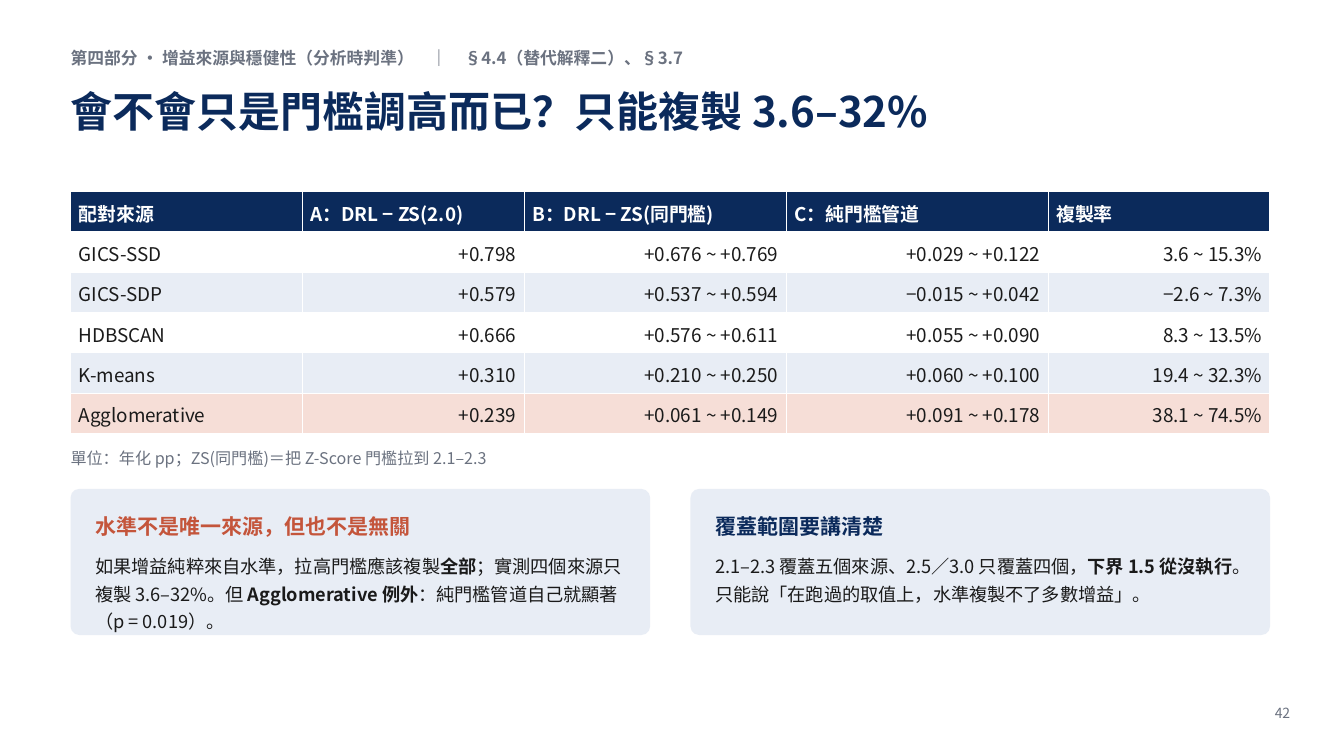
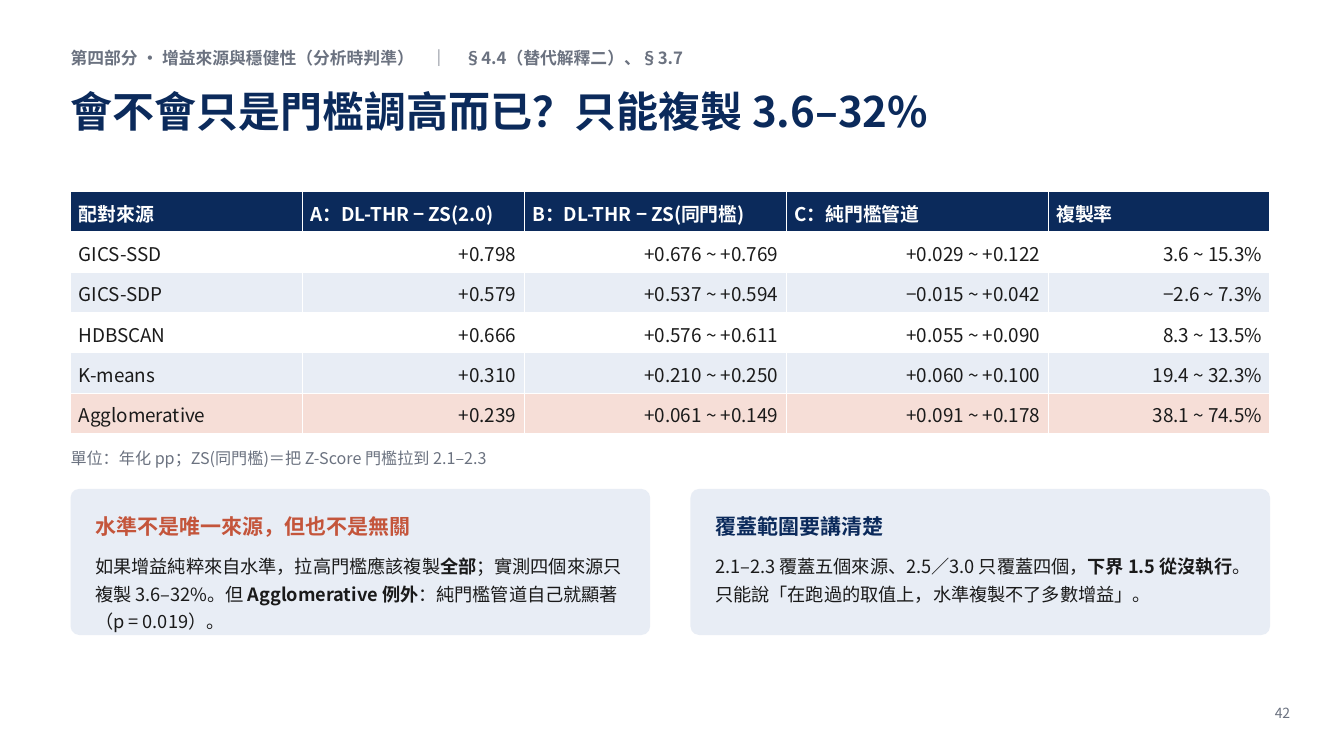
Before and after one commit to LerajieAsta/pairtrade_trainingproject, a slide deck: slide 42 of thesis/1150922_60min.pptx. Drawn at 1344x756 pixels with LibreOffice and Linux fonts; fonts in the diff are those of the drawing. Boxes give left, top, right and bottom in pixels: in the first picture for what was removed or moved away, otherwise in the second. Text is boxed around its words. In the diff, an @@ line names an element or a change of style, - is before the commit and + after.

```diff
--- a/thesis/1150922_60min.pptx
+++ b/thesis/1150922_60min.pptx
@@ table at [71, 192, 1270, 434] @@
-row 1, column 2: A：DRL − ZS(2.0)
+row 1, column 2: A：DL-THR − ZS(2.0)
-row 1, column 3: B：DRL − ZS(同門檻)
+row 1, column 3: B：DL-THR − ZS(同門檻)
```
Also in this commit, not shown: 2 other slides changed, 13 other files.
